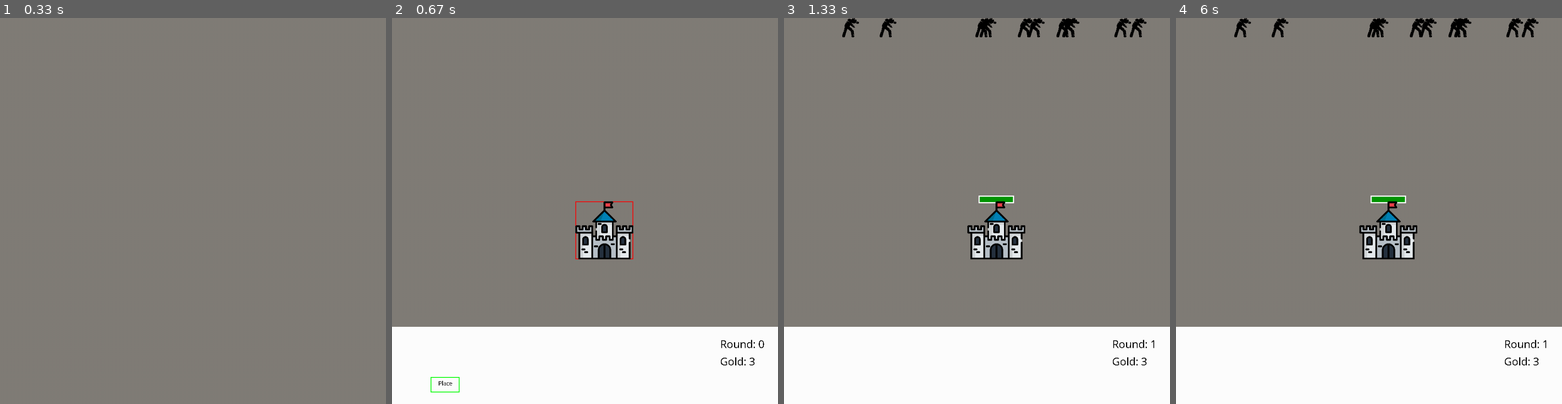
Above: before the commit, frames 1-4 (left to right).
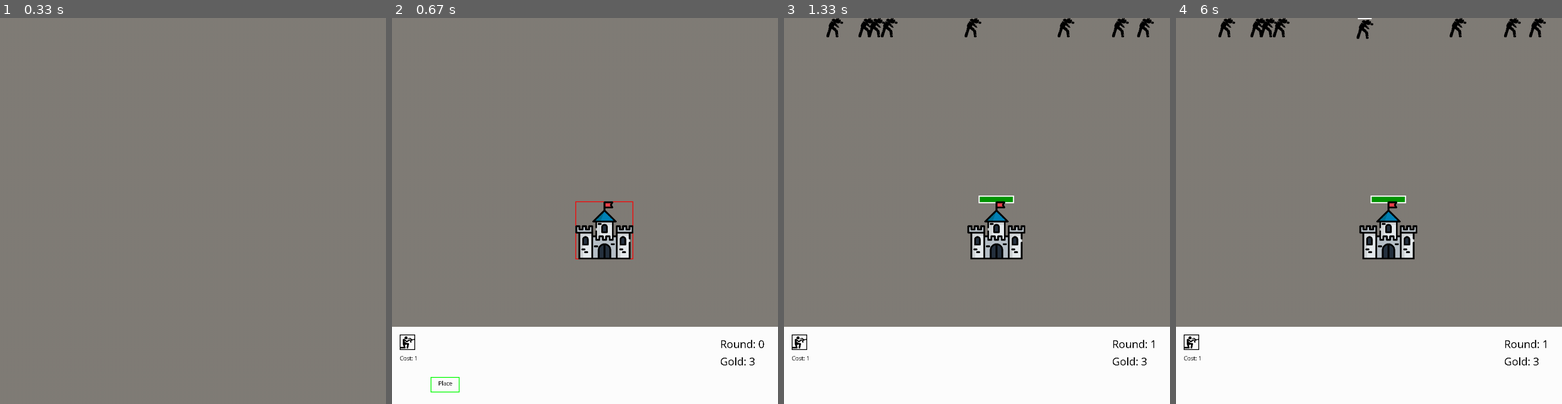
Above: after the commit, the same moments.

Repository: toadmengo/Towerdefense
Game: pygame game, started from td.py
Same seed, same stepped clock (60 frames per second), same inputs: the game is played once before the commit and once after it.
Inputs:
- Up to frame 1 (0.33 s): no input
- Up to frame 2 (0.67 s): tap Space at 0.33 s
- Up to frame 3 (1.33 s): click "Place" at 0.72 s; click "Start" at 1.05 s
- Up to frame 4 (6 s): no input

Frame 1 is identical in both runs. In frame 2, 0.1% of the frame differs, in the area x 2-7%, y 82-89%; in frame 3, 1.4%; in frame 4, 1.4%, in the area x 2-96%, y 0-89%.

Commit message:
added many new zombies and weapons

Diff:
--- a/td.py
+++ b/td.py
@@ -57,7 +57,6 @@
         self.x=x
         self.y=y
         self.center= [round(self.x+self.width/2), round(self.y+self.height/2)]
-        self.vel=vel
         self.img=pygame.transform.scale(self.img, (self.width,self.height))
         self.surf=self.img
         self.hitbox=(self.x, self.y,self.width,self.height) ###delete??
@@ -76,13 +75,14 @@
     def moveobject(self):
 
         pressed_keys = pygame.key.get_pressed()
+        screenlowerbound=300
 
         if pressed_keys[pygame.K_LSHIFT] or pressed_keys[pygame.K_RSHIFT]: ##Move faster when left shifting!
             if (pressed_keys[pygame.K_LEFT] or pressed_keys[pygame.K_a]) and self.x>self.vel*2.5:
                 self.x-=self.vel*2.5
             if (pressed_keys[pygame.K_RIGHT] or pressed_keys[pygame.K_d])and self.x<screenwidth-self.vel*2.5:
                 self.x+=self.vel*2.5
-            if (pressed_keys[pygame.K_UP] or pressed_keys[pygame.K_w])and self.y>self.vel*2.5:
+            if (pressed_keys[pygame.K_UP] or pressed_keys[pygame.K_w])and self.y-self.vel*2.5>screenlowerbound:
                 self.y-=self.vel*2.5
             if (pressed_keys[pygame.K_DOWN] or pressed_keys[pygame.K_s])and self.y<screenheight-self.height-self.vel*2.5:
                 self.y+=self.vel*2.5
@@ -92,7 +92,7 @@
                 self.x-=self.vel
             if (pressed_keys[pygame.K_RIGHT] or pressed_keys[pygame.K_d]) and self.x<screenwidth-self.width-self.vel:
                 self.x+=self.vel
-            if (pressed_keys[pygame.K_UP] or pressed_keys[pygame.K_w]) and self.y>self.vel:
+            if (pressed_keys[pygame.K_UP] or pressed_keys[pygame.K_w]) and self.y-self.vel*2.5>screenlowerbound:
                 self.y-=self.vel
             if (pressed_keys[pygame.K_DOWN] or pressed_keys[pygame.K_s]) and self.y<screenheight-self.height-self.vel:
                 self.y+=self.vel
@@ -133,7 +133,10 @@
         else:
             maxhp=40
         hpoutline= (self.center[0]-maxhp-6, self.y-15, maxhp*2+12, round(maxhp/4)+10)
-        hpbox= (self.center[0]-maxhp-6, self.y-15, (maxhp*2+12)*(self.hp/self.maxhp), round(maxhp/4)+10)
+        if self.hp>=0:
+            hpbox= (self.center[0]-maxhp-6, self.y-15, (maxhp*2+12)*(self.hp/self.maxhp), round(maxhp/4)+10)
+        else:
+            hpbox= (0,0,0,0)
         if self.good:
             pygame.draw.rect(screen, (0,150,0), hpbox , 0)
         else:
@@ -156,38 +159,40 @@
 
     def zombieshottrack(self): ### some redundancy here
         distlist=[]
+        indexlist=[] ###Could use dictionary
+        self.shooting=False
+        self.right=True
+        self.up=False
+        self.down=False
         for i in range(zombiecount):
             a= (self.center[0]-zombielist[i].center[0])**2 + (self.center[1]-zombielist[i].center[1])**2
             centerdistance=sqrt(a)
-            distlist.append(centerdistance)
-        centerdistance=min(distlist)
-        closest=[]
-        closest.append(distlist.index(centerdistance))
-        i=closest[0]
-        xdif=self.center[0]-zombielist[i].center[0]
-        self.right=True
-        self.up=False
-        self.down=False
-
-        self.shooting=False
-
-        if centerdistance<=self.range and fighting:
-
-            ###Shooting calculations
-            self.shottimer+=self.firerate
-
-            if self.shottimer>=shottimerrange: ##Rate of zombie getting hit
-                self.shooting=True
-                self.shootingat=zombielist[i].ID
-                self.shottimer=0
-
-            ###Positions for soldiers
-            if xdif>=0:
-                self.right=False
-            if zombielist[i].y<self.y-zombielist[i].range*.5:
-                self.up=True
-            if zombielist[i].y>self.y+self.range*.5:
-                self.down=True
+            if centerdistance<=self.range:
+                distlist.append(centerdistance)
+                indexlist.append(i)
+        if len(distlist)>0:
+            if self.shortrange:
+                centerdistance=min(distlist)
+            elif not self.shortrange:
+                centerdistance=max(distlist)
+            closest=[]
+            closest.append(distlist.index(centerdistance))
+            i=indexlist[closest[0]]
+            xdif=self.center[0]-zombielist[i].center[0]
+            if centerdistance<=self.range and fighting:
+                ###Shooting calculations
+                self.shottimer+=self.firerate
+                if self.shottimer>=shottimerrange: ##Rate of zombie getting hit
+                    self.shooting=True
+                    self.shootingat=zombielist[i].ID
+                    self.shottimer=0
+                ###Positions for soldiers
+                if xdif>=0:
+                    self.right=False
+                if zombielist[i].y<self.y-zombielist[i].range*.5:
+                    self.up=True
+                if zombielist[i].y>self.y+self.range*.5:
+                    self.down=True
 
 ###Classes
 class castle(object):
@@ -199,6 +204,7 @@
         ###needs range function
         self.maxhp=40
         self.hp=self.maxhp
+        self.vel=vel
         super().__init__(ID, x, y, vel)
         self.right=True
         self.up=False
@@ -211,15 +217,17 @@
         self.width=50
         self.height=50
         self.img=pygame.image.load(r'image/soldierR.png')
-        self.range=175
-        self.maxhp=25
+        self.range=180
+        self.maxhp=20
         self.hp=self.maxhp
         self.dmg=2
         self.firerate=5
+        self.vel=vel
         super().__init__(ID, x, y, vel)
         self.imglist=[pygame.image.load(r'image/soldierR.png'), pygame.image.load(r'image/soldierTR.png'),pygame.image.load(r'image/soldierTL.png'), pygame.image.load(r'image/soldierL.png'), pygame.image.load(r'image/soldierBL.png'), pygame.image.load(r'image/soldierBR.png')]
         self.cost=1
         self.good=True
+        self.shortrange=True
         self.description=''
 
 class wall(object):
@@ -231,49 +239,65 @@
         for i in range(6):
             self.imglist.append(pygame.image.load(r'image/barbed-wire.png'))
         self.range=0
-        self.maxhp=80
+        self.maxhp=90
         self.hp=self.maxhp
         self.dmg=0
         self.firerate=0
+        self.vel=vel
         super().__init__(ID, x, y, vel)
         self.cost=2
         self.good=True
+        self.shortrange=True
         self.description='Great for tanking zombies'
 
 class machinegun(object):
     def __init__(self, ID, x, y, vel):
         self.width=75
         self.height=75
-        self.img=pygame.image.load(r'image/barbed-wire.png')
-        self.imglist=[]
-        self.range=150
+        self.img=pygame.image.load(r'image/MGR.png')
+        self.imglist=[pygame.image.load(r'image/MGR.png'),pygame.image.load(r'image/MGTR.png'),pygame.image.load(r'image/MGTL.png'),pygame.image.load(r'image/MGL.png'),pygame.image.load(r'image/MGBL.png'),pygame.image.load(r'image/MGBR.png')]
+        self.range=175
         self.maxhp=5
         self.hp=self.maxhp
         self.dmg=1
-        self.firerate=18
+        self.firerate=30
+        self.vel=vel
         super().__init__(ID, x, y, vel)
         self.cost=3
         self.good=True
-        self.description='High damage, quite vulnerable'
-
-class zombie(object):
-    def __init__(self, ID, x, y, vel, delay):
+        self.shortrange=True
+        self.description='High Firerate, quite vulnerable'
+
+class sniper(object):
+    def __init__(self, ID, x, y, vel):
         self.width=50
         self.height=50
-        self.img=pygame.image.load(r'image/zombie.png')
-        self.imglist=[pygame.transform.scale(pygame.image.load(r'image/zombie.png'), (self.width,self.height)), pygame.transform.scale(pygame.image.load(r'image/zombieshot.png'), (self.width,self.height))]
-        self.range=75
-        ###needs range function
-        self.maxhp=12
+        self.img=pygame.image.load(r'image/sniperR.png')
+        self.imglist=[pygame.image.load(r'image/sniperR.png'),pygame.image.load(r'image/sniperTR.png'),pygame.image.load(r'image/sniperTL.png'),pygame.image.load(r'image/sniperL.png'),pygame.image.load(r'image/sniperBL.png'),pygame.image.load(r'image/sniperBR.png')]
+        self.range=320
+        self.maxhp=5
         self.hp=self.maxhp
-        self.dmgdisp=5
-        self.dmg=self.dmgdisp*globalspeed
-        super().__init__(ID, x, y, vel)
-        self.spawnlocatedistance=(thinglist[0].center[0]-(self.width/2))-self.x
-        self.delay=delay
+        self.dmg=50
+        self.firerate=1
+        self.vel=vel
+        super().__init__(ID, x, y, vel)
+        self.cost=2
+        self.good=True
+        self.shortrange=False
+        self.description='Long range damage, quite vulnerable'
+
+
+###ZOMBIES
+
+class zombie(object):
+    def __init__(self, ID, x, y, vel):
+        super().__init__(ID, x, y, vel)
+        self.spawnlocatedistancex=(thinglist[0].center[0]-(self.width/2))-self.x
+        self.spawnlocatedistancey=(thinglist[0].center[1]-(self.height/2))-self.y
         self.shot=0
-        self.shotcount=random.choice(range(0,99))
         self.good=False
+        self.xvec=self.spawnlocatedistancex/sqrt((self.spawnlocatedistancex**2)+(self.spawnlocatedistancey**2))
+        self.yvec= self.spawnlocatedistancey/sqrt((self.spawnlocatedistancex**2)+(self.spawnlocatedistancey**2))
 
 
     def zombiemove(self):
@@ -292,10 +316,8 @@
                 if thinglist[i].hp>=0.1: ####Damage Computation
                     thinglist[i].hp-=self.dmg/1000
             if movement:
-                xvec=self.spawnlocatedistance/sqrt((self.spawnlocatedistance**2)+((thinglist[0].center[1]-(self.height/2))**2))
-                yvec= 475/sqrt((self.spawnlocatedistance**2)+(475**2))
-                self.x+=.4*xvec* self.vel
-                self.y+=.4*yvec* self.vel
+                self.x+=.4*self.xvec* self.vel
+                self.y+=.4*self.yvec* self.vel
 
 
     def zombiehealth(self):
@@ -309,15 +331,62 @@
         if not self.gotshot:
             self.img= self.imglist[0]
 
+class starterzombie(zombie):
+    def __init__(self, ID, x, y, vel, delay):
+        self.width=50
+        self.height=50
+        self.img=pygame.image.load(r'image/zombie.png')
+        self.imglist=[pygame.transform.scale(pygame.image.load(r'image/zombie.png'), (self.width,self.height)), pygame.transform.scale(pygame.image.load(r'image/zombieshot.png'), (self.width,self.height))]
+        self.range=75
+        self.maxhp=12
+        self.hp=self.maxhp
+        self.dmg=4.5*globalspeed
+        self.delay=delay
+        self.gold=1
+        self.vel=vel
+        super().__init__(ID, x, y, vel)
+
+        #self.round?
+
+class zombieimp(zombie):
+    def __init__(self, ID, x, y, vel, delay):
+        self.width=25
+        self.height=25
+        self.img=pygame.image.load(r'image/babyzombie.png')
+        self.imglist=[pygame.transform.scale(pygame.image.load(r'image/babyzombie.png'), (self.width,self.height)), pygame.transform.scale(pygame.image.load(r'image/babyzombieshot.png'), (self.width,self.height))]
+        self.range=40
+        self.maxhp=5
+        self.hp=self.maxhp
+        self.dmg=10*globalspeed
+        self.delay=delay+400
+        self.gold=0
+        self.vel=vel*2.5 ###Maybe do when initiating?
+        super().__init__(ID, x, y, vel)
+
+class zombietank(zombie):
+    def __init__(self, ID, x, y, vel, delay):
+        self.width=75
+        self.height=75
+        self.img=pygame.image.load(r'image/zombietank.png')
+        self.imglist=[pygame.transform.scale(pygame.image.load(r'image/zombietank.png'), (self.width,self.height)), pygame.transform.scale(pygame.image.load(r'image/zombietankshot.png'), (self.width,self.height))]
+        self.range=100
+        self.maxhp=100
+        self.hp=self.maxhp
+        self.dmg=10*globalspeed
+        self.delay=delay
+        self.gold=2
+        self.vel=vel*.6 ###Maybe do when initiating?
+        super().__init__(ID, x, y, vel)
+
 
 def zombiedead(i):
+    global gold
+    goldchance= random.choice(range(100))
+    if goldchance>40: ###Goldchance
+        gold+=zombielist[i].gold
     del zombielist[i]
     global zombiecount
     zombiecount-=1
-    global gold
-    goldchance= random.choice(range(100))
-    if goldchance>60:
-        gold+=1
 
 class button():
     def __init__(self):
@@ -325,7 +394,7 @@
         self.height=40
 
     def draw(self):
-        if self.round>=phase:
+        if (phase>self.round) or (phase==self.round and not fighting):
             self.img=pygame.transform.scale(self.img, (self.width,self.height))
             pygame.draw.rect(screen, (0,0,0),self.rect, 2)
             screen.blit(self.img, (self.x,self.y))
@@ -333,7 +402,7 @@
             screen.blit(self.textsurface, (self.x,self.y+self.height+10))
 
     def clickedon(self, pos):
-        if self.round>=phase:
+        if phase>=self.round:
             if self.rect.collidepoint(pos):
                 return True
             else:
@@ -341,17 +410,19 @@
         else:
             return False
 
-    def spawnthing(self):
-        global gold
-        global number_of_objects
+    def goldcheck(self):
         if gold-self.soldier.cost<0:
             ####Display text: Can't buy
             return False
         else:
-            thinglist.append(self.soldier)
-            gold-=self.soldier.cost
-            number_of_objects+=1
             return True
+
+    def spawnthing(self):
+        global gold
+        global number_of_objects
+        thinglist.append(self.soldier)
+        gold-=self.soldier.cost
+        number_of_objects+=1
 
     def showinfo(self):
         text1=myfont.render(f'DMG: {self.soldier.dmg}', False, (0, 0, 0))
@@ -419,12 +490,33 @@
         button.__init__(self)
         self.x=80
         self.y=820
-        self.soldier=wall(number_of_objects, x, y, vel)
+        self.soldier=wall(number_of_objects, thinglist[0].x, thinglist[0].y, vel)
         self.img=self.soldier.img
         self.info=False
         self.rect=pygame.Rect(self.x,self.y,self.width, self.height)
         self.round= 1
 
+class button3(button):
+    def __init__(self):
+        button.__init__(self)
+        self.x=140
+        self.y=820
+        self.soldier=machinegun(number_of_objects, thinglist[0].x, thinglist[0].y, vel)
+        self.img=self.soldier.img
+        self.info=False
+        self.rect=pygame.Rect(self.x,self.y,self.width, self.height)
+        self.round= 2
+
+class button4(button):
+    def __init__(self):
+        button.__init__(self)
+        self.x=200
+        self.y=820
+        self.soldier=sniper(number_of_objects, thinglist[0].x, thinglist[0].y, vel)
+        self.img=self.soldier.img
+        self.info=False
+        self.rect=pygame.Rect(self.x,self.y,self.width, self.height)
+        self.round= 2
 
 
 thinglist=[]
@@ -462,8 +554,6 @@
                 zombielist[i].zombiemove()
                 zombielist[i].draw()
                 zombielist[i].drawhpbox()
-
-
 
         if placing_tile and not fighting:
             thinglist[number_of_objects-1].moveobject() ##This line ensures that only the most recent object is allowed to move
@@ -525,28 +615,43 @@
                         place=placebutton()
                         delete=deletebutton()
                         buttonlist=[]
-
-
+                        b1=button1()
+                        buttonlist.append(b1)
+                        b2=button2()
+                        buttonlist.append(b2)
+                        b3=button3()
+                        buttonlist.append(b3)
+                        b4=button4()
+                        buttonlist.append(b4)
+                        number_of_buttons= len(buttonlist)
 
 
             if event.type== pygame.MOUSEBUTTONUP and gamestart==True:
                 pos=pygame.mouse.get_pos()
 
                 if start.clickedon(pos) and not placing_tile:
-                #####Zombie creation listW
+                #####Zombie creation list
                     phase+=1
+                    globaldelay=0 ###Sets a delay count that staggers the spawn of zombies
                     zombielist=[]
                     a=pow(2, phase-1)
-                    zombiecount=6 + (5*(a))
+                    if phase>=0 and phase<3:
+                        zc=3 + (5*(a))
+                        zombiecount=zc
+                        for i in range(zc):
+                            zombielist.append(starterzombie(i, random.choice(range(0,950)), 0, vel, random.choice(range(1,400+20*zc))))
+                    if phase>=3:
+                        zc=a
+                        zombiecount=zc*6
+                        for i in range(zc*2):
+                            zombielist.append(starterzombie(i, random.choice(range(0,950)), 0, vel, random.choice(range(1,400+20*zc))))
+                        for i in range(zc*3):
+                            zombielist.append(zombieimp(i+zc, random.choice(range(0,950)), 0, vel, random.choice(range(1,400+20*zc))))
+                        for i in range(zc):
+                            zombielist.append(zombietank(i+2*zc, random.choice(range(0,950)), 0, vel, random.choice(range(1,400+20*zc))))
+
+                    fighting=True
                     print(f"zombiecount:{zombiecount}")
-
-                    globaldelay=0 ###Sets a delay count that staggers the spawn of zombies
-                    for i in range(zombiecount):
-                        z= random.choice(range(0,950))
-                        delay= random.choice(range(1,500+4*zombiecount))
-                        zombielist.append(zombie(i, z, 0, vel, delay))
-                    fighting=True
-
 
                 if delete.clickedon(pos) and placing_tile and number_of_objects>=2:
                     gold+=thinglist[number_of_objects-1].cost
@@ -558,27 +663,30 @@
 
                 for i in range(len(buttonlist)):
                     if buttonlist[i].clickedon(pos) and not placing_tile: ###If button clicked on
-                        if event.button == 1: ###Consider creating a list of buttons to simplify this
-                            if buttonlist[i].spawnthing(): ##Change so button initilializes after first
-                                if buttonlist[i]==b1:
-                                    b1=button1()
-                                    buttonlist[i]=b1 ### reinitilize button
-                                if phase>=1:
-                                    if buttonlist[i]==b2:
-                                        b2=button2()
-                                        buttonlist[i]=b2
-                                placing_tile=True
-                                buttonlist[i].info=True
+                        if buttonlist[i].goldcheck() and phase>=buttonlist[i].round:##Change so button initilializes after first
+                            if buttonlist[i]==b1:
+                                b1=button1() ### reinitilize button
+                                buttonlist[i]=b1
+                            if buttonlist[i]==b2:
+                                b2=button2()
+                                buttonlist[i]=b2
+                            if buttonlist[i]==b3:
+                                b3=button3()
+                                buttonlist[i]=b3
+                            if buttonlist[i]==b4:
+                                b4=button4()
+                                buttonlist[i]=b4
+
+                            buttonlist[i].spawnthing()
+
+                            placing_tile=True
+                            buttonlist[i].info=True
 
                 if place.clickedon(pos) and not collision and placing_tile:
                     ###Saves object onto nearest grid location
                     thinglist[number_of_objects-1].changex(round25(thinglist[number_of_objects-1].x))
                     thinglist[number_of_objects-1].changey(round25(thinglist[number_of_objects-1].y))
                     placing_tile=False
-                    if phase==0 and number_of_objects==1:
-                        b1=button1()
-                        buttonlist.append(b1)
-                        number_of_buttons+=1
                     for i in buttonlist:
                         i.info=False
 
@@ -604,10 +712,10 @@
                 placing_tile=False
 
                 ###initialize new buttons here
-                if phase ==1:
-                    b2=button2()
-                    number_of_buttons+=1
-                    buttonlist.append(b2)
+                #if phase ==1:
+                    #b2=button2()
+                    #number_of_buttons+=1
+                    #buttonlist.append(b2)
 
                 break
             for i in range(number_of_objects):
Binary file added: image/MGBL.png
Binary file added: image/MGBR.png
Binary file added: image/MGL.png
Binary file added: image/MGR.png
Binary file added: image/MGTL.png
Binary file added: image/MGTR.png
Binary file added: image/babyzombie.png
Binary file added: image/babyzombieshot.png
Binary file added: image/sniperBL.png
Binary file added: image/sniperBR.png
Binary file added: image/sniperL.png
Binary file added: image/sniperR.png
(and 4 more such lines)
